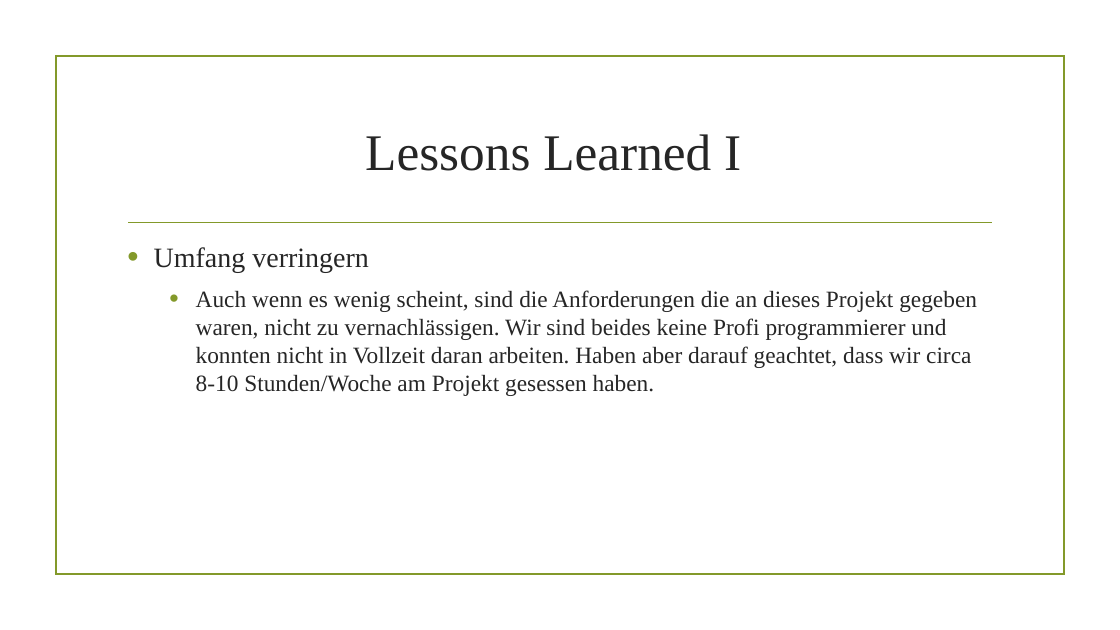
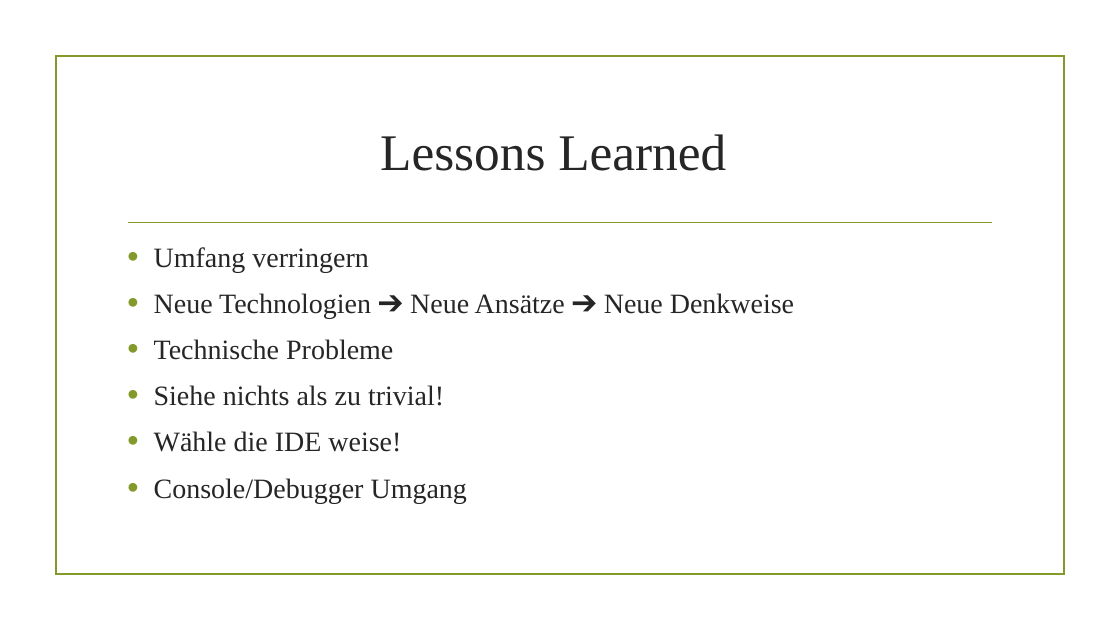
Before and after one commit to UniPayne/RCD-Project, a slide deck: slide 10 of Projektdokumentationen/Projektabgabe/Projektabgabe.pptx (slide 11 before the commit). Drawn at 1120x630 pixels with LibreOffice and Linux fonts; fonts in the diff are those of the drawing; background and template pictures are left out. Boxes give left, top, right and bottom in pixels: in the first picture for what was removed or moved away, otherwise in the second. Text is boxed around its words. In the diff, an @@ line names an element or a change of style, - is before the commit and + after.

```diff
--- a/Projektdokumentationen/Projektabgabe/Projektabgabe.pptx
+++ b/Projektdokumentationen/Projektabgabe/Projektabgabe.pptx
@@ title at [380,134,726,171]: text changed @@
-Lessons Learned I
+Lessons Learned
@@ text at [154,293,794,503]: text changed; size 20 to 24 pt @@
-  • Auch wenn es wenig scheint, sind die Anforderungen die an dieses Projekt gegeben waren, nicht zu vernachlässigen. Wir sind beides keine Profi programmierer und konnten nicht in Vollzeit daran arbeiten. Haben aber darauf geachtet, dass wir circa 8-10 Stunden/Woche am Projekt gesessen haben.
+• Neue Technologien ➔ Neue Ansätze ➔ Neue Denkweise
+• Technische Probleme
+• Siehe nichts als zu trivial!
+• Wähle die IDE weise!
+• Console/Debugger Umgang
```
Also in this commit, not shown: 6 other slides changed, 3 slides added, 5 slides removed, 1 other file.
